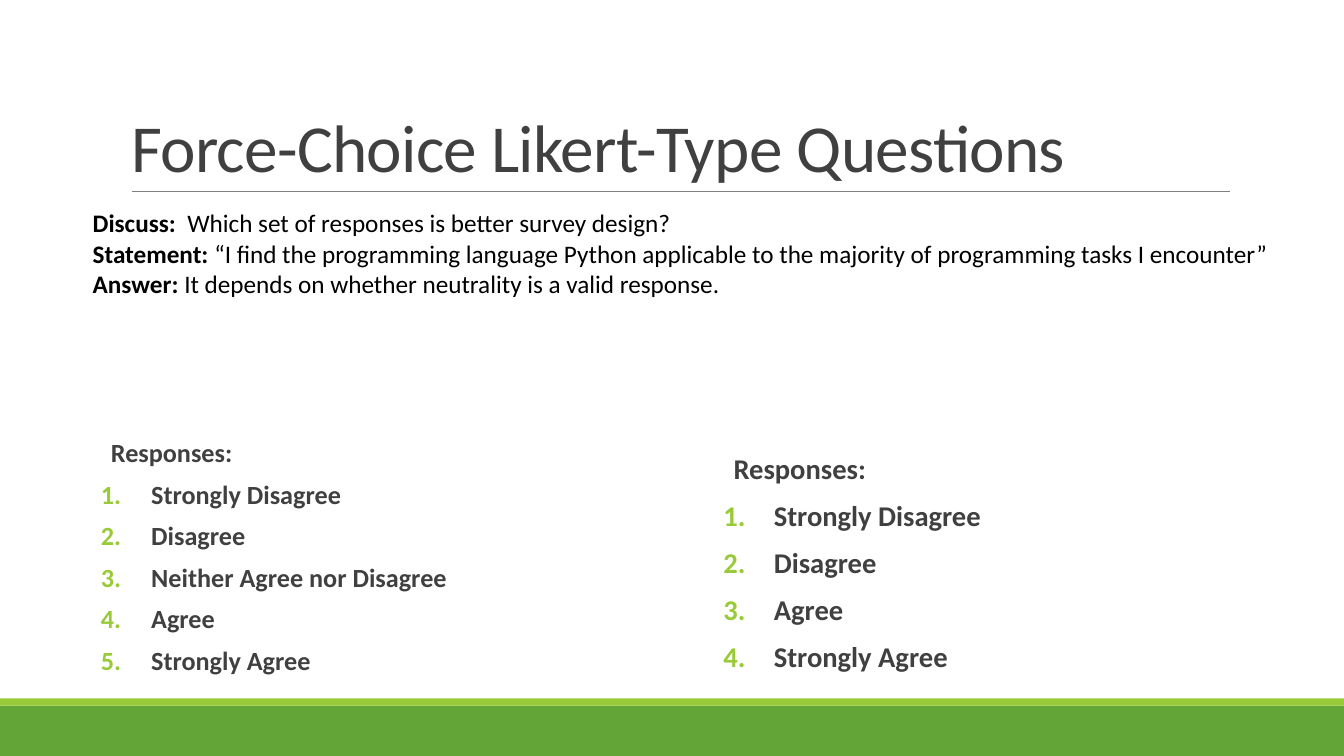
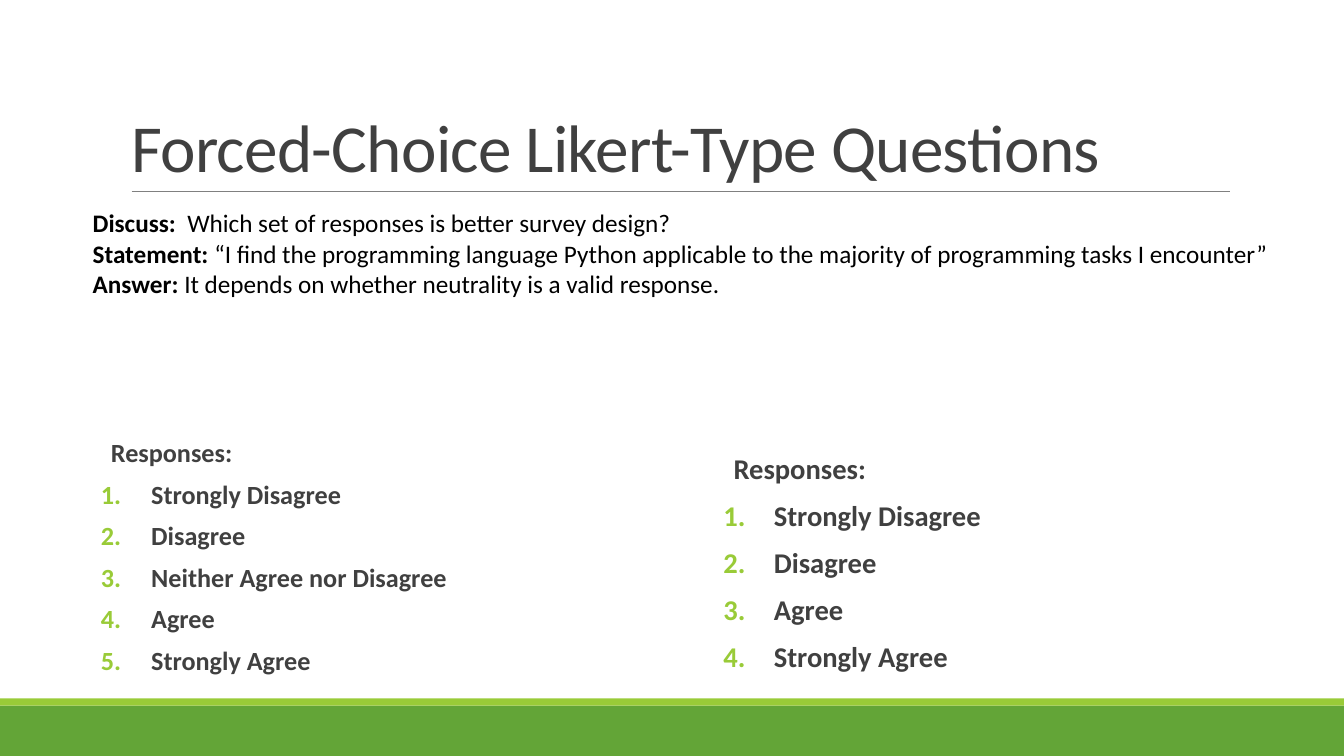
Before and after one commit to rbohrer/pl-course, a slide deck: slide 12 of LectureSlides/09Design2.pptx. Drawn at 1344x756 pixels with LibreOffice and Linux fonts; fonts in the diff are those of the drawing. Boxes give left, top, right and bottom in pixels: in the first picture for what was removed or moved away, otherwise in the second. Text is boxed around its words. In the diff, an @@ line names an element or a change of style, - is before the commit and + after.

```diff
--- a/LectureSlides/09Design2.pptx
+++ b/LectureSlides/09Design2.pptx
@@ title at (131, 125, 1100, 183): text changed @@
-Force-Choice Likert-Type Questions
+Forced-Choice Likert-Type Questions
```
Also in this commit, not shown: 1 other slide changed, 2 other files.
